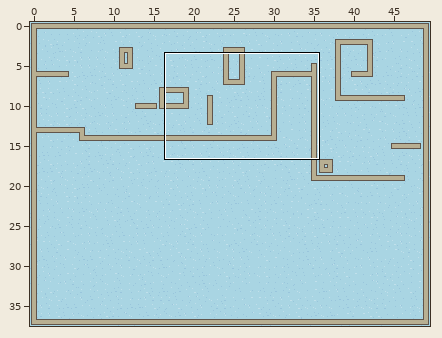
Tiled map: res/new_basic_level.tmx. Above, an overview of the earlier version with the close-up marked.
Close-up. As it was:
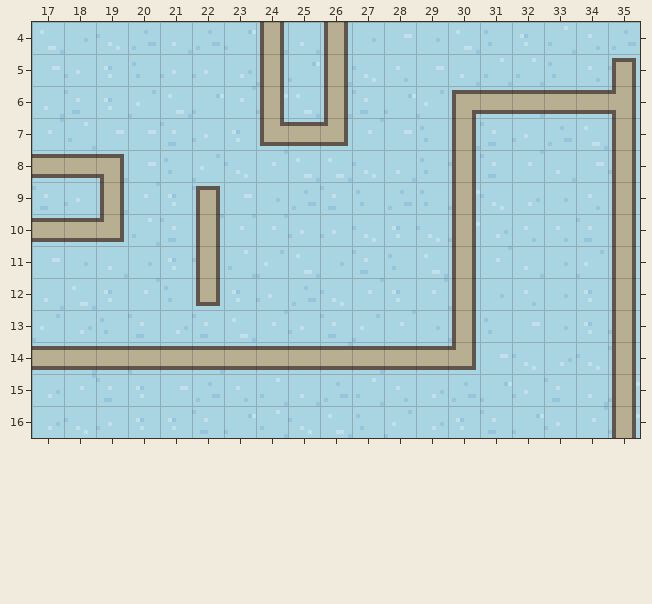
Cells are 8x8 px. Shown: x 17..35, y 4..16. The commit also changed other parts of the map, which this record leaves out.
After:
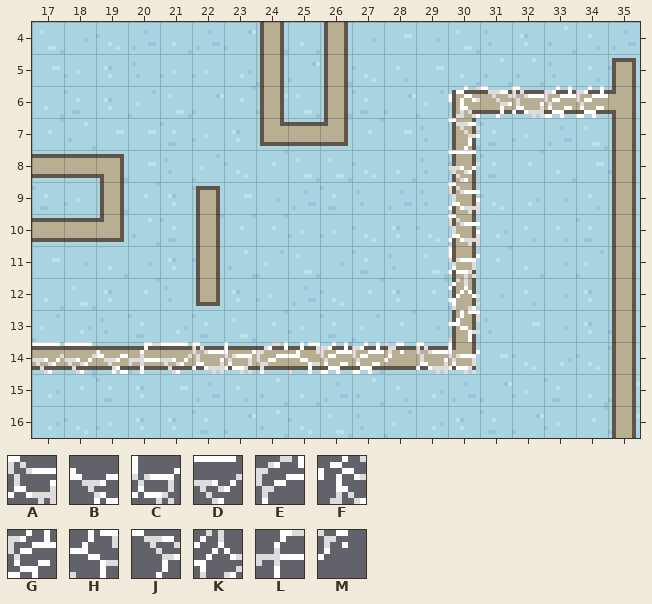
Key: from "small_basic_tiles": A 32 "spider_web", B 33 "spider_web", C 34 "spider_web", D 35 "spider_web", E 40 "spider_web", F 41 "spider_web", G 42 "spider_web", H 43 "spider_web", J 48 "spider_web", K 49 "spider_web", L 50 "spider_web", M 51 "spider_web".
_ is an empty cell.
Tiles of an added or newly shown layer are drawn over the layers below it.
Difference:
Layer "terrain" (added):
y 6: x 30..34 _____ -> FJAGG
y 7: x 30 _ -> J
y 8: x 30 _ -> D
y 9..10: x 30 _ -> A
y 11: x 30 _ -> C
y 12: x 30 _ -> K
y 13: x 30 _ -> H
y 14: x 17..30 ______________ -> DDBLDACEHGGMAC
Pixel boxes of the changes (left, top, right, bottom) in both close-ups:
added: (32, 86, 608, 374)
